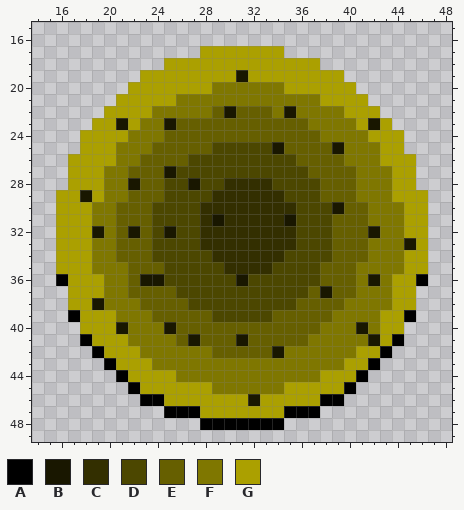
File history of a pixel-art sprite, gem_island/sprites/spr_bomb_hole/layers/492ac0dd-65e9-44c9-890b-05311fbeeec7/47b695f5-418f-4e80-ac06-e070f3527b9c.png. Above: the version before the commit.
The file is 64x64 pixels. Shown: x 14..48, y 15..49.
Palette (. is transparent): A #000000  B #191700  C #332f00  D #4c4700  E #665f00  F #7f7700  G #aba000
The result:
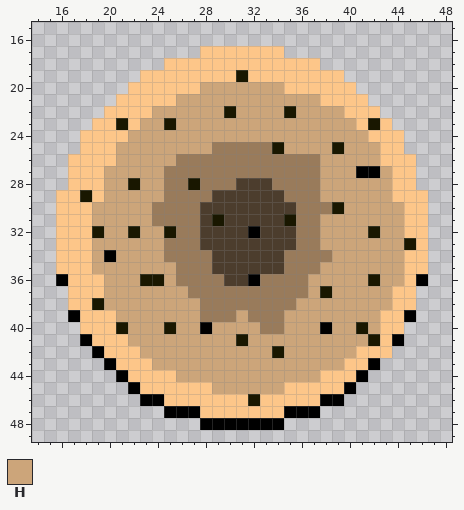
Colours new in this view: H #cca57a
Edits made:
@@ palette @@
-C #332f00
+C #4c3d2d
-D #4c4700
+D #997b5b
-G #aba000
+G #fdc689
@@ x 14..48 @@
 19 .........GGGGGGGGBGGGGGGGG.........
-20 ........GGGGGGGFFFFFFGGGGGG........
-21 .......GGGGGFFFFFFFFFFFFGGGG.......
-22 ......GGGGFFFFFEBEEEFBFFFFGGG......
-23 .....GGBGFFBEEEEEEEEEEEFFFFGBG.....
-24 ....GGGGFFFEEEEEEEEEEEEEFFFFGGG....
-25 ....GGGFFFEEEEEDDDDDBEEEEBFFFGG....
-26 ...GGGGFFEEEEDDDDDDDDDEEEEFFFGGG...
-27 ...GGGFFEEEBDDDDDDDDDDDEEEEFFFGG...
-28 ...GGGFFBEEDDBDDCCCCDDDDEEEFFFGG...
-29 ..GGBGFFEEEDDDDCCCCCCDDDEEEFFFGGG..
-30 ..GGGFFEEEDDDDCCCCCCCCDDDBEEFFFGG..
-31 ..GGGFFEEEDDDDCBCCCCCBDDDEEEFFFGG..
-32 ..GGGBFEBEDBDDCCCCCCCCDDDEEEBFFGG..
-33 ..GGGFFEEEDDDDCCCCCCCCDDDEEEFFFBG..
-34 ..GGGFFEEEDDDDDCCCCCCDDDDEEEFFFGG..
-35 ..GGGFFFEEEDDDDDCCCCDDDDEEEFFFFGG..
-36 ..AGGGFFEBBDDDDDDBDDDDDDEEEFBFGGA..
-37 ...GGGFFEEEEDDDDDDDDDDDEBEEFFFGG...
-38 ...GGBFFFEEEEDDDDDDDDDEEEEFFFFGG...
-39 ...AGGGFFFEEEEEDDDDDEEEEEFFFFGGA...
-40 ....GGGBFFFBEEEEEEEEEEEEFFFBFGG....
-41 ....AGGGFFFFEBEEEBEEEEEFFFFFBGA....
-42 .....AGGGFFFFFFEEEEEBFFFFFFGGA.....
-43 ......AGGGFFFFFFFFFFFFFFFFGGA......
-44 .......AGGGGFFFFFFFFFFFFGGGA.......
-45 ........AGGGGGGFFFFFFGGGGGA........
+20 ........GGGGGGHHHHHHHGGGGGG........
+21 .......GGGGGHHHHHHHHHHHHGGGG.......
+22 ......GGGGHHHHHHBHHHHBHHHHGGG......
+23 .....GGBGHHBHHHHHHHHHHHHHHHGBG.....
+24 ....GGGGHHHHHHHHHHHHHHHHHHHHGGG....
+25 ....GGGHHHHHHHHDDDDDBHHHHBHHHGG....
+26 ...GGGGHHHHHDDDDDDDDDDDDHHHHHGGG...
+27 ...GGGHHHHHDDDDDDDDDDDDDHHHAAHGG...
+28 ...GGGHHBHHDDBDDDCCCDDDDHHHHHHGG...
+29 ..GGBGHHHHHDDDDCCCCCCDDDHHHHHHGGG..
+30 ..GGGHHHHHDDDDCCCCCCCCDDDBHHHHHGG..
+31 ..GGGHHHHHDDDDCBCCCCCBDDHHHHHHHGG..
+32 ..GGGBHHBHHBDDCCCCACCCDDHHHHBHHGG..
+33 ..GGGHHHHHHDDDCCCCCCCCDDHHHHHHHBG..
+34 ..GGGHAHHHHDDDDCCCCCCDDDDHHHHHHGG..
+35 ..GGGHHHHHHHDDDCCCCCCDDDHHHHHHHGG..
+36 ..AGGGHHHBBHDDDDCCADDDDHHHHHBHHGA..
+37 ...GGGHHHHHHHDDDDDDDDDDHBHHHHHGG...
+38 ...GGBHHHHHHHHDDDDDDDDHHHHHHHHGG...
+39 ...AGGGHHHHHHHDDDHDDDHHHHHHHHGGA...
+40 ....GGGBHHHBHHAHHHHDDHHHAHHBHGG....
+41 ....AGGGHHHHHHHHHBHHHHHHHHHHBGA....
+42 .....AGGGHHHHHHHHHHHBHHHHHHGGG.....
+43 ......AGGGHHHHHHHHHHHHHHHHGGA......
+44 .......AGGGGHHHHHHHHHHHHGGGA.......
+45 ........AGGGGGGHHHHHHGGGGGA........
 46 .........AAGGGGGGGBGGGGGAA.........
Changed places in both pictures, as pixel boxes (x1, y1, x2, y2):
changed: (56, 46, 428, 418)
